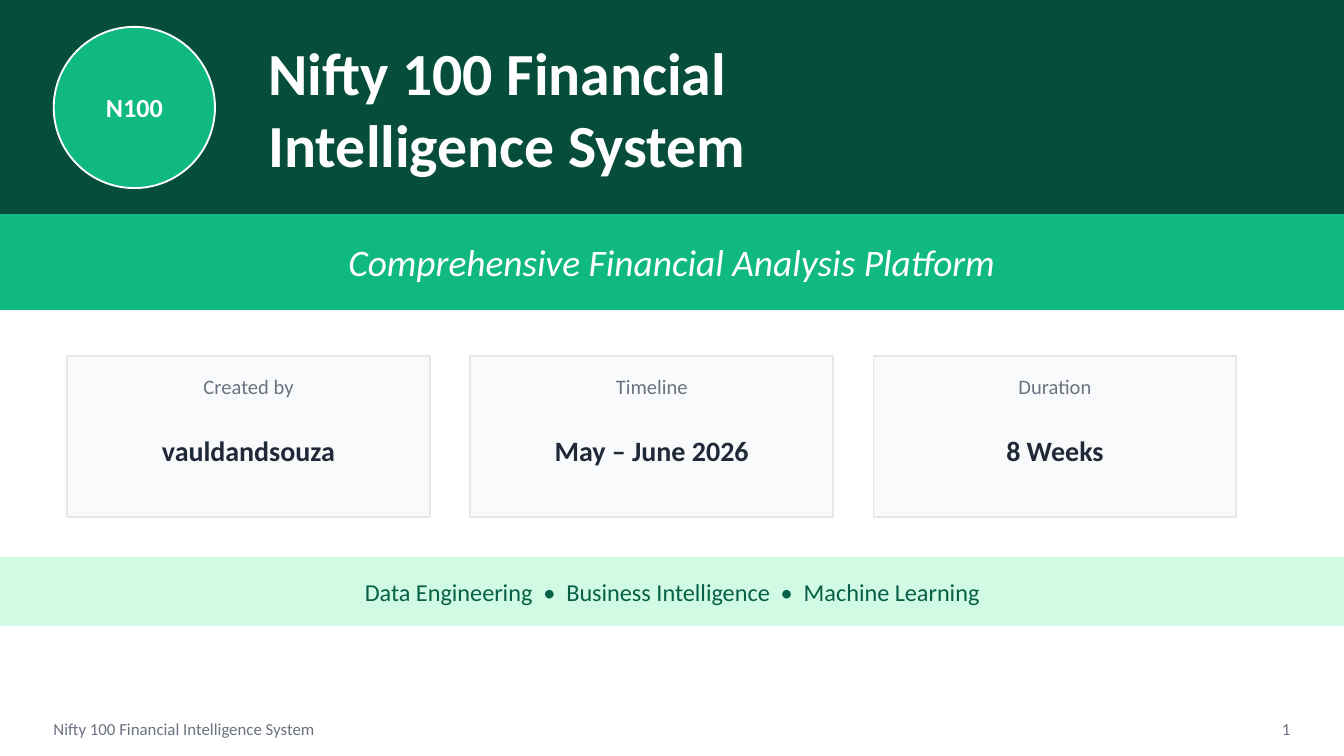
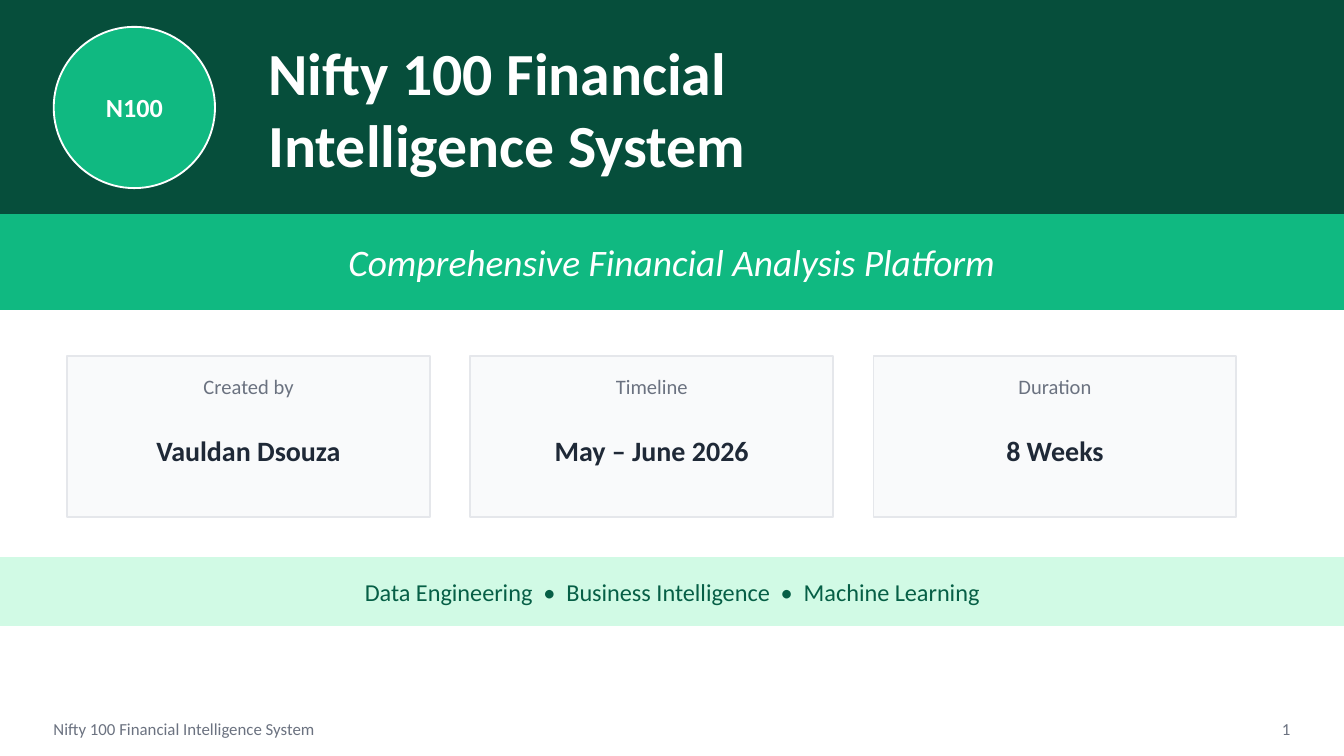
Before and after one commit to vauldyyyy/Internship, a slide deck: slide 1 of vauldandsouza_Submission/PPT_Slides/Final_Presentation.pptx. Drawn at 1344x756 pixels with LibreOffice and Linux fonts; fonts in the diff are those of the drawing. Boxes give left, top, right and bottom in pixels: in the first picture for what was removed or moved away, otherwise in the second. Text is boxed around its words. In the diff, an @@ line names an element or a change of style, - is before the commit and + after.

```diff
--- a/vauldandsouza_Submission/PPT_Slides/Final_Presentation.pptx
+++ b/vauldandsouza_Submission/PPT_Slides/Final_Presentation.pptx
@@ text at box(156, 441, 340, 461): text changed @@
-vauldandsouza
+Vauldan Dsouza
```
Also in this commit, not shown: 1 other slide changed, 2 other files.
